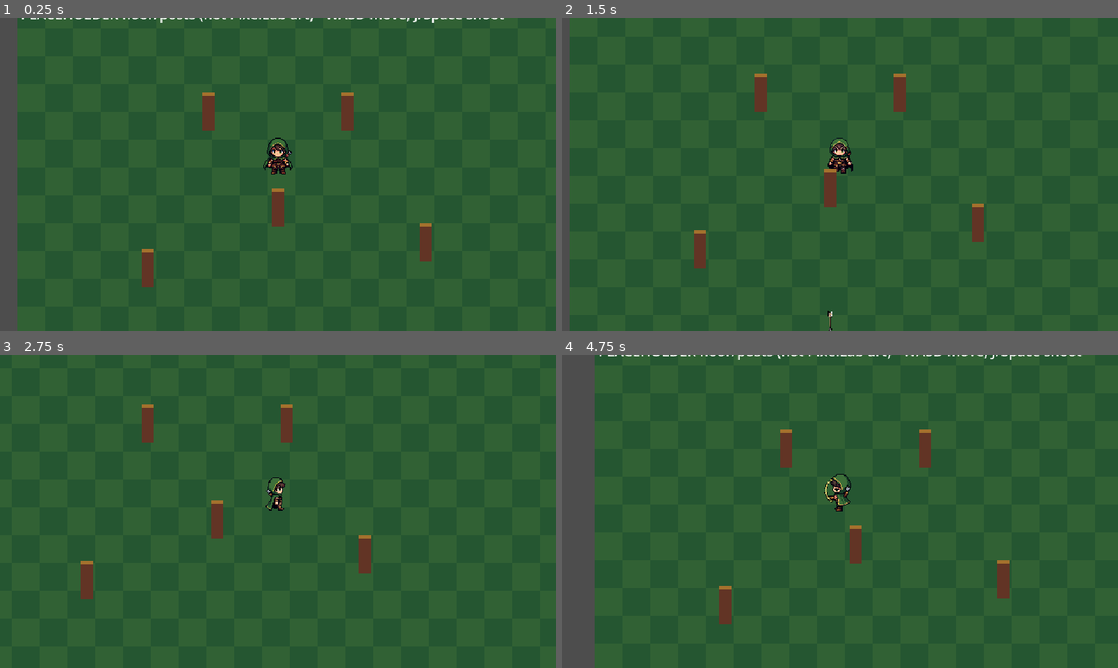
Above: before the commit, frames 1-4 (two rows, left to right).
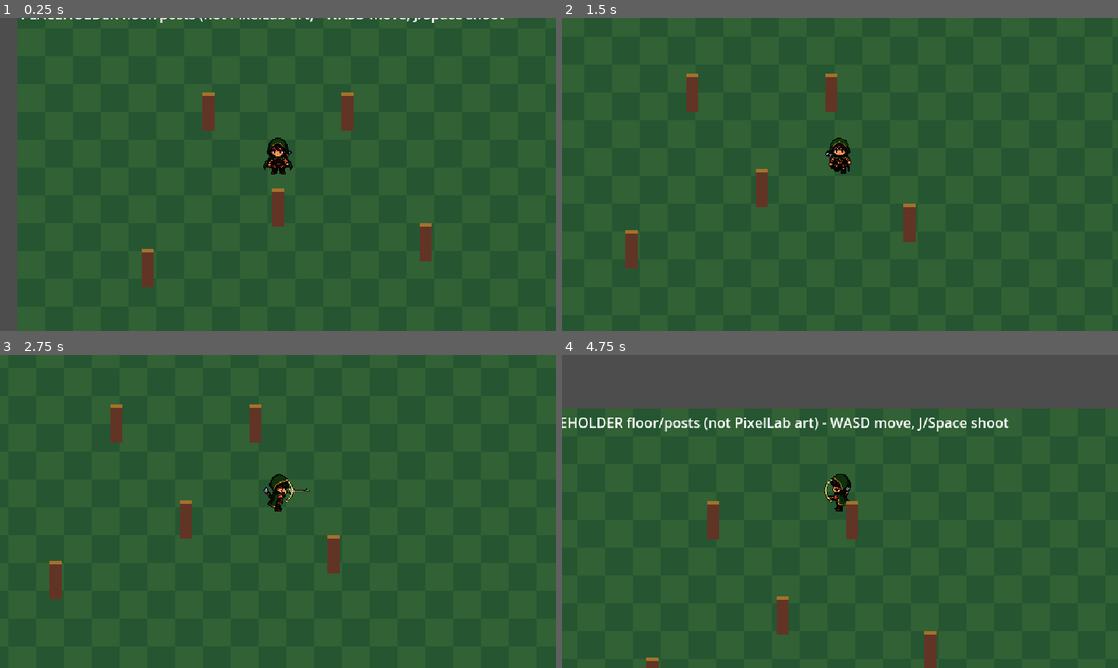
Above: after the commit, the same moments.

Repository: dadss2002/pran-himmapan
Game: Godot game, scene res://scenes/test_ground.tscn
Same seed, same stepped clock (60 frames per second), same inputs: the game is played once before the commit and once after it.
Inputs:
- Up to frame 1 (0.25 s): no input
- Up to frame 2 (1.5 s): tap Enter at 0.5 s; hold D (move_right) 0.53-1.28 s; hold J (attack) 0.53-1.28 s; tap K (dodge, bound only after the commit) at 0.8, 1.35 s; hold S (move_down) from 1.28 s (still down)
- Up to frame 3 (2.75 s): tap J (attack) at 1.55 s; release S (move_down) at 2.03 s; hold D (move_right) from 2.03 s (still down); hold J (attack) from 2.03 s (still down); tap K (dodge, bound only after the commit) at 2.3 s
- Up to frame 4 (4.75 s): release D (move_right) at 2.78 s; release J (attack) at 2.78 s; hold W (move_up) 2.78-3.53 s; tap K (dodge, bound only after the commit) at 2.85, 3.8, 4.35 s; tap J (attack) at 3.05, 4.55 s; hold J (attack) 3.53-4.28 s; hold A (move_left) from 3.53 s (still down)

The runs differ from the first frame. In frame 1, 0.2% of the frame differs, in the area x 47-53%, y 38-50%; in frame 2, 4.3%; in frame 3, 3.0%; in frame 4, 25%, in the area x 0-100%, y 0-100%.

Commit message:
feat(m2a): hero hp, hurt flash/knockback, death/respawn, dodge roll, auto-aim, arrow hits
Co-Authored-By: Claude Opus 5.5 <noreply@anthropic.com>
Claude-Session: https://claude.ai/code/session_01Y3xh1UrjSLruRTRK75Y2Tg

Diff:
--- a/project.godot
+++ b/project.godot
@@ -20,6 +20,7 @@
 move_up={"deadzone": 0.2, "events": [Object(InputEventKey,"resource_local_to_scene":false,"resource_name":"","device":- …(523 unchanged characters)…
 move_down={"deadzone": 0.2, "events": [Object(InputEventKey,"resource_local_to_scene":false,"resource_name":"","device" …(525 unchanged characters)…
 attack={"deadzone": 0.2, "events": [Object(InputEventKey,"resource_local_to_scene":false,"resource_name":"","device":-1 …(517 unchanged characters)…
+dodge={"deadzone": 0.2, "events": [Object(InputEventKey,"resource_local_to_scene":false,"resource_name":"","device":-1,"window_id":0,"alt_pressed":false,"shift_pressed":false,"ctrl_pressed":false,"meta_pressed":false,"pressed":false,"keycode":0,"physical_keycode":75,"key_label":0,"unicode":0,"location":0,"echo":false,"script":null), Object(InputEventKey,"resource_local_to_scene":false,"resource_name":"","device":-1,"window_id":0,"alt_pressed":false,"shift_pressed":false,"ctrl_pressed":false,"meta_pressed":false,"pressed":false,"keycode":0,"physical_keycode":4194325,"key_label":0,"unicode":0,"location":0,"echo":false,"script":null)]}
 
 [rendering]
 renderer/rendering_method="gl_compatibility"
--- a/scenes/hero.tscn
+++ b/scenes/hero.tscn
@@ -1,8 +1,9 @@
-[gd_scene load_steps=5 format=3]
+[gd_scene load_steps=6 format=3]
 
 [ext_resource type="Script" path="res://scripts/hero/hero.gd" id="1"]
 [ext_resource type="Script" path="res://scripts/hero/bow_layer.gd" id="2"]
 [ext_resource type="Texture2D" path="res://assets/items/bow_bamboo.png" id="3"]
+[ext_resource type="Script" path="res://scripts/actors/health.gd" id="4"]
 
 [sub_resource type="RectangleShape2D" id="feet"]
 size = Vector2(20, 16)
@@ -20,3 +21,6 @@
 [node name="Bow" type="Sprite2D" parent="."]
 texture = ExtResource("3")
 script = ExtResource("2")
+
+[node name="Health" type="Node" parent="."]
+script = ExtResource("4")
--- /dev/null
+++ b/scripts/actors/health.gd
@@ -0,0 +1,40 @@
+class_name Health
+extends Node
+## Hit points + invulnerability timer, shared by the hero and monsters.
+
+signal damaged(amount: int, crit: bool)
+signal died()
+
+var max_hp := 1
+var hp := 1
+var _invuln := 0.0
+
+func setup(max_value: int) -> void:
+	max_hp = max_value
+	hp = max_value
+	_invuln = 0.0
+
+## Applies a hit; false when invulnerable or already dead.
+func take_hit(amount: int, crit: bool) -> bool:
+	if is_dead() or is_invulnerable():
+		return false
+	hp = maxi(0, hp - amount)
+	damaged.emit(amount, crit)
+	if hp == 0:
+		died.emit()
+	return true
+
+func set_invulnerable(seconds: float) -> void:
+	_invuln = maxf(_invuln, seconds)
+
+func is_invulnerable() -> bool:
+	return _invuln > 0.0
+
+func is_dead() -> bool:
+	return hp <= 0
+
+func tick(delta: float) -> void:
+	_invuln = maxf(0.0, _invuln - delta)
+
+func reset_full() -> void:
+	hp = max_hp
--- a/scripts/arrow.gd
+++ b/scripts/arrow.gd
@@ -1,25 +1,43 @@
 class_name Arrow
 extends Node2D
-## A basic shot: flies straight along its direction, gone after Balance.num("shot.range") px.
-
+## Basic shot: flies straight, hits the first live enemy within shot.arrow_hit_radius of its
+## path (at the enemy's hurt_point), or is spent after shot.range px.
 
 var dir := Vector2.RIGHT
+var atk := 0.0
 var travelled := 0.0
 var spent := false
+var targets: Array = []
 
-func launch(direction: Vector2) -> void:
+func launch(direction: Vector2, attack: float, enemies: Array = []) -> void:
 	dir = direction.normalized()
+	atk = attack
+	targets = enemies
 	rotation = dir.angle()  # art points east
 
 func advance(delta: float) -> void:
 	if spent: return
-	var stepd := minf(Balance.num("shot.arrow_speed") * delta, Balance.num("shot.range") - travelled)
+	var range_px := Balance.num("shot.range")
+	var radius := Balance.num("shot.arrow_hit_radius")
+	var stepd := minf(Balance.num("shot.arrow_speed") * delta, range_px - travelled)
 	position += dir * stepd
 	travelled += stepd
-	if travelled >= Balance.num("shot.range") - 0.0001:
-		spent = true
-		if is_inside_tree():
-			queue_free()
+	for t in targets:
+		if is_instance_valid(t) and t.is_alive() and _pos().distance_to(t.hurt_point()) <= radius:
+			t.receive_hit(atk, 1.0, _pos())
+			_finish()
+			return
+	if travelled >= range_px - 0.0001:
+		_finish()
+
+## Global position in the scene, plain position when not in a tree (tests).
+func _pos() -> Vector2:
+	return global_position if is_inside_tree() else position
+
+func _finish() -> void:
+	spent = true
+	if is_inside_tree():
+		queue_free()
 
 func _physics_process(delta: float) -> void:
 	advance(delta)
--- a/scripts/hero/hero.gd
+++ b/scripts/hero/hero.gd
@@ -1,21 +1,39 @@
 class_name Hero
 extends CharacterBody2D
-## Pran: 8-direction walk / idle / shoot. Node origin = feet (for Y-sort).
+## Pran: 8-direction walk / idle / shoot / roll / hurt / dead. Node origin = feet (for Y-sort).
+## All timing is driven by step(delta, input) so headless tests can run it without a tree.
 
 signal shot(arrow: Arrow)
+signal died()
+signal respawned()
 
 const MANIFEST := "res://assets/hero/manifest.json"
 const ARROW_SCENE := preload("res://scenes/arrow.tscn")
-const RELEASE_FRAME := 5   # shoot frame where the string is let go
-
-var facing := 0            # index into Combat.DIRS
-var state := "idle"        # idle | walk | shoot
-var cooldown := 0.0
+const SHOOT_FPS := 14.0
+const RELEASE_FRAME := 5      # shoot frame where the string is let go
+const SHOOT_FRAMES := 9
+const HURT_RED := Color(1.0, 0.25, 0.2)
+
+var level := 1
+var facing := 0               # index into Combat.DIRS
+var state := "idle"           # idle | walk | shoot | roll | hurt | dead
+var cooldown := 0.0           # shot cooldown
+var spawn_point := Vector2.ZERO
+var external_input := Vector2.ZERO   # touch joystick, added to keyboard input
+var test_enemies: Array = []  # used instead of the "enemies" group when not in a tree
 
 @onready var body: AnimatedSprite2D = $Body
 @onready var bow: BowLayer = $Bow
-
+@onready var health: Health = $Health
+
+var _t := 0.0                 # time in the current timed state
 var _released := false
+var _aim_target: Node2D = null
+var _aim_vec := Vector2.DOWN
+var _dodge_cd := 0.0
+var _roll_dir := Vector2.RIGHT
+var _roll := {}
+var _flash := 0.0
 
 func _ready() -> void:
 	setup_sprites()
@@ -24,68 +42,207 @@
 func setup_sprites() -> void:
 	if body == null: body = $Body
 	if bow == null: bow = $Bow
+	if health == null: health = $Health
 	if body.sprite_frames != null: return
-	body.sprite_frames = HeroSprites.build(MANIFEST)
+	body.sprite_frames = SpriteSet.build(MANIFEST)
 	body.centered = false
-	body.offset = -HeroSprites.anchor(MANIFEST, "idle")
-	body.animation_finished.connect(_on_anim_finished)
+	body.offset = -SpriteSet.anchor(MANIFEST, "idle")
+	var mat := ShaderMaterial.new()
+	mat.shader = preload("res://shaders/flash.gdshader")
+	mat.set_shader_parameter("flash_color", HURT_RED)
+	body.material = mat
+	health.setup(Balance.hero(level).hp)
+	health.died.connect(_on_died)
 	_refresh()
 
+func stats() -> Dictionary:
+	return Balance.hero(level)
+
+# ---------- actions ----------
+
 func try_shoot() -> bool:
-	if cooldown > 0.0: return false
+	if cooldown > 0.0 or state in ["roll", "hurt", "dead"]:
+		return false
 	cooldown = Balance.num("shot.cooldown")
 	state = "shoot"
+	_t = 0.0
 	_released = false
 	velocity = Vector2.ZERO
+	_aim()
 	_refresh(true)
 	return true
 
-## One simulation step; _physics_process feeds it the input vector.
+func try_dodge(dir: Vector2) -> bool:
+	if state == "dead" or _dodge_cd > 0.0:
+		return false
+	_roll = Balance.dodge(level)
+	_dodge_cd = _roll.cooldown
+	_roll_dir = dir.normalized() if dir.length() > 0.01 else BowLayer.dir_vector(facing)
+	facing = Combat.facing_from_vector(_roll_dir, facing)
+	_released = true          # a shot in progress is cancelled: no arrow later
+	state = "roll"
+	_t = 0.0
+	_refresh(true)
+	return true
+
+## Damage from a monster. Returns the damage dealt, 0 when ignored (dead, invulnerable, rolling).
+func receive_hit(atk: float, mult: float, from: Vector2) -> int:
+	if state == "dead" or health.is_invulnerable():
+		return 0
+	if state == "roll" and _t < _roll.iframe:
+		return 0
+	var r := Combat.roll_damage(atk, mult, stats().def, false)
+	health.take_hit(r.amount, false)
+	if health.is_dead():
+		return r.amount
+	health.set_invulnerable(Balance.num("hero.hurt_iframe"))
+	_knockback(from)
+	_flash = Balance.num("hero.hurt_flash")
+	_released = true          # getting hit cancels a pending shot
+	state = "hurt"
+	_t = 0.0
+	_refresh(true)
+	return r.amount
+
+# ---------- simulation ----------
+
 func step(delta: float, input: Vector2) -> void:
 	cooldown = maxf(0.0, cooldown - delta)
-	if state == "shoot":
-		velocity = Vector2.ZERO
-		if not _released and body.frame >= RELEASE_FRAME:
-			_release()
-		return
-	if input.length() > 0.01:
-		velocity = input.normalized() * Balance.num("hero.walk")
-		facing = Combat.facing_from_vector(input, facing)
-		state = "walk"
+	_dodge_cd = maxf(0.0, _dodge_cd - delta)
+	health.tick(delta)
+	_flash = maxf(0.0, _flash - delta)
+	_t += delta
+	match state:
+		"dead":
+			velocity = Vector2.ZERO
+			if _t >= Balance.num("hero.death_delay"):
+				_respawn()
+		"roll":
+			var speed: float = _roll.distance / _roll.duration
+			var dt := minf(delta, _roll.duration - (_t - delta))
+			_move(_roll_dir * speed, maxf(dt, 0.0))
+			if _t >= _roll.duration - 0.000001:
+				state = "idle"
+		"hurt":
+			velocity = Vector2.ZERO
+			if _t >= Balance.num("hero.hurt_lock"):
+				state = "idle"
+		"shoot":
+			velocity = Vector2.ZERO
+			if not _released and _t >= RELEASE_FRAME / SHOOT_FPS:
+				_release()
+			if _t >= SHOOT_FRAMES / SHOOT_FPS:
+				state = "idle"
+		_:
+			if input.length() > 0.01:
+				facing = Combat.facing_from_vector(input, facing)
+				state = "walk"
+				_move(input.normalized() * Balance.num("hero.walk"), delta)
+			else:
+				velocity = Vector2.ZERO
+				state = "idle"
+	_refresh()
+
+func _physics_process(delta: float) -> void:
+	var input := Input.get_vector("move_left", "move_right", "move_up", "move_down") + external_input
+	input = input.limit_length(1.0)
+	if Input.is_action_just_pressed("dodge"):
+		try_dodge(input)
+	if Input.is_action_pressed("attack"):
+		try_shoot()
+	step(delta, input)
+
+func _move(v: Vector2, dt: float) -> void:
+	velocity = v
+	if is_inside_tree():
+		move_and_collide(v * dt)
 	else:
-		velocity = Vector2.ZERO
-		state = "idle"
-	if is_inside_tree():
-		move_and_slide()
+		position += v * dt
+
+func _knockback(from: Vector2) -> void:
+	var away := (_pos() - from)
+	if away.length() < 0.01: away = -BowLayer.dir_vector(facing)
+	var push := away.normalized() * Balance.num("hero.hurt_knockback")
+	if is_inside_tree(): move_and_collide(push)
+	else: position += push
+
+func _pos() -> Vector2:
+	return global_position if is_inside_tree() else position
+
+func _on_died() -> void:
+	state = "dead"
+	_t = 0.0
+	_released = true
+	velocity = Vector2.ZERO
+	died.emit()
+	_refresh(true)
+
+func _respawn() -> void:
+	if is_inside_tree(): global_position = spawn_point
+	else: position = spawn_point
+	health.reset_full()
+	health.set_invulnerable(Balance.num("hero.respawn_iframe"))
+	state = "idle"
+	_t = 0.0
+	respawned.emit()
+	_refresh(true)
+
+# ---------- aiming & arrows ----------
+
+func _enemies() -> Array:
+	return get_tree().get_nodes_in_group("enemies") if is_inside_tree() else test_enemies
+
+func _arrow_origin() -> Vector2:
+	var v := BowLayer.dir_vector(facing)
+	return _pos() + BowLayer.CHEST + Vector2(v.x, v.y * 0.6) * 18.0
+
+## Lock on to the nearest live enemy within shot.range and turn to face it.
+func _aim() -> void:
+	var live: Array = []
+	var pts: Array = []
+	var hps: Array = []
+	for e in _enemies():
+		if is_instance_valid(e) and e.is_alive():
+			live.append(e)
+			pts.append(e.hurt_point())
+			hps.append(e.hp if "hp" in e else 0)
+	var i := Combat.pick_target(_pos(), pts, hps, Balance.num("shot.range"))
+	_aim_target = live[i] if i >= 0 else null
+	if _aim_target != null:
+		facing = Combat.facing_from_vector(pts[i] - _pos(), facing)
+		_aim_vec = (pts[i] - _arrow_origin()).normalized()
 	else:
-		position += velocity * delta
-	_refresh()
-
-func _physics_process(delta: float) -> void:
-	if Input.is_action_just_pressed("attack"):
-		try_shoot()
-	step(delta, Input.get_vector("move_left", "move_right", "move_up", "move_down"))
+		_aim_vec = BowLayer.dir_vector(facing)
 
 func _release() -> void:
 	_released = true
-	if not is_inside_tree(): return
+	var start := _arrow_origin()
+	var v := _aim_vec
+	if is_instance_valid(_aim_target) and _aim_target.is_alive():
+		v = (_aim_target.hurt_point() - start).normalized()
 	var a: Arrow = ARROW_SCENE.instantiate()
-	var v := BowLayer.dir_vector(facing)
-	a.position = global_position + BowLayer.CHEST + Vector2(v.x, v.y * 0.6) * 18.0
-	a.launch(v)
-	get_parent().add_child(a)
+	a.position = start
+	a.launch(v, stats().atk, _enemies())
+	if is_inside_tree():
+		get_parent().add_child(a)
 	shot.emit(a)
 
-func _on_anim_finished() -> void:
-	if state == "shoot":
-		if not _released: _release()
-		state = "idle"
-		_refresh()
+# ---------- visuals ----------
+
+func _anim_for(s: String) -> String:
+	var name := "%s_%s" % [s, Combat.DIRS[facing]]
+	if body.sprite_frames.has_animation(name):
+		return name
+	# fallbacks until the art exists: hurt/roll show idle/walk
+	return "%s_%s" % [("walk" if s == "roll" else "idle"), Combat.DIRS[facing]]
 
 func _refresh(restart := false) -> void:
-	var name := "%s_%s" % [state, Combat.DIRS[facing]]
+	var name := _anim_for(state)
 	if restart or body.animation != name:
-		var keep := body.frame if (not restart and body.animation.get_slice("_", 0) == state) else 0
+		var keep := body.frame if (not restart and body.animation == name) else 0
 		body.play(name)
 		body.frame = keep
-	bow.apply(state, facing)
+	if body.material:
+		body.material.set_shader_parameter("flash_amount", 0.75 if _flash > 0.0 else 0.0)
+	bow.visible = state != "dead"
+	bow.apply("shoot" if state == "shoot" else "walk", facing)
--- a/scripts/hero/hero_sprites.gd
+++ b/scripts/rules/sprite_set.gd
@@ -1,8 +1,8 @@
-class_name HeroSprites
-## Builds SpriteFrames from assets/hero/manifest.json + the per-direction strips
+class_name SpriteSet
+## Builds SpriteFrames from an actor manifest (assets/<actor>/manifest.json) + the per-direction strips
 ## (<anim>_<dir>.png, one row of equal cells). Animation names are "<anim>_<dir>".
 
-const LOOPING := ["idle", "walk"]
+const LOOPING := ["idle", "walk", "run"]
 
 static func _manifest(path: String) -> Dictionary:
 	var f := FileAccess.open(path, FileAccess.READ)
--- /dev/null
+++ b/shaders/flash.gdshader
@@ -0,0 +1,9 @@
+shader_type canvas_item;
+// Tints the sprite toward flash_color by flash_amount (hit feedback). Alpha is kept.
+uniform vec4 flash_color : source_color = vec4(1.0, 1.0, 1.0, 1.0);
+uniform float flash_amount : hint_range(0.0, 1.0) = 0.0;
+
+void fragment() {
+	vec4 c = texture(TEXTURE, UV) * COLOR;
+	COLOR = vec4(mix(c.rgb, flash_color.rgb, flash_amount), c.a);
+}
--- /dev/null
+++ b/tests/dummy_enemy.gd
@@ -0,0 +1,16 @@
+extends Node2D
+## Minimal enemy for hero/arrow tests: same interface as Wolf (is_alive, hurt_point, receive_hit).
+
+var alive := true
+var hp := 40
+var hits: Array = []   # [atk, mult, from]
+
+func is_alive() -> bool:
+	return alive
+
+func hurt_point() -> Vector2:
+	return position + Vector2(0, -14)
+
+func receive_hit(atk: float, mult: float, from: Vector2) -> int:
+	hits.append([atk, mult, from])
+	return 1
--- /dev/null
+++ b/tests/test_health.gd
@@ -0,0 +1,41 @@
+extends RefCounted
+
+var _deaths := 0
+
+func _h(max_hp: int) -> Health:
+	var h := Health.new()
+	h.setup(max_hp)
+	return h
+
+func test_take_hit_reduces_and_dies():
+	var h := _h(120)
+	_deaths = 0
+	h.died.connect(func(): _deaths += 1)
+	if not h.take_hit(119, false): return "first hit refused"
+	if h.hp != 1: return "hp %d != 1" % h.hp
+	h.take_hit(5, false)
+	var r := ""
+	if h.hp != 0 or not h.is_dead(): r = "should be dead at 0 (hp %d)" % h.hp
+	elif h.take_hit(5, false): r = "dead health must refuse hits"
+	elif _deaths != 1: r = "died emitted %d times" % _deaths
+	h.free()
+	return r
+
+func test_invulnerable_ignores():
+	var h := _h(50)
+	h.set_invulnerable(0.5)
+	var r := ""
+	if h.take_hit(10, false): r = "hit during invulnerability accepted"
+	h.tick(0.51)
+	if r == "" and not h.take_hit(10, false): r = "hit after invulnerability refused"
+	if r == "" and h.hp != 40: r = "hp %d != 40" % h.hp
+	h.free()
+	return r
+
+func test_reset_full():
+	var h := _h(30)
+	h.take_hit(30, false)
+	h.reset_full()
+	var r := "" if h.hp == 30 and not h.is_dead() else "reset_full failed"
+	h.free()
+	return r
--- a/tests/test_hero.gd
+++ b/tests/test_hero.gd
@@ -7,7 +7,7 @@
 	return load("res://scenes/hero.tscn").instantiate()
 
 func test_manifest_complete():
-	var sf := HeroSprites.build(MANIFEST)
+	var sf := SpriteSet.build(MANIFEST)
 	var want := {"idle": 4, "walk": 8, "shoot": 9}
 	var count := 0
 	for anim in want:
@@ -22,19 +22,18 @@
 	return "" if count == 24 else "expected 24 animations, got %d" % count
 
 func test_anchor_puts_feet_on_origin():
-	var a := HeroSprites.anchor(MANIFEST, "walk")
+	var a := SpriteSet.anchor(MANIFEST, "walk")
 	return "" if a == Vector2(32, 54) else "walk anchor should be (32,54), got %s" % a
 
 func test_shot_cooldown():
-	var h := _hero()
-	h.setup_sprites()
+	var h := _combat_hero()
 	if not h.try_shoot(): return "first shot should fire"
 	if h.try_shoot(): return "second shot within 0.8 s must be refused"
 	h.step(0.5, Vector2.ZERO)
 	if h.try_shoot(): return "still on cooldown after 0.5 s"
 	h.step(0.31, Vector2.ZERO)
 	var ok := h.try_shoot()
-	h.free()
+	_cleanup(h)
 	return "" if ok else "shot should fire again after 0.81 s"
 
 func test_walk_speed_and_facing():
@@ -94,7 +93,7 @@
 
 func test_arrow_frees_after_range():
 	var a: Arrow = load("res://scenes/arrow.tscn").instantiate()
-	a.launch(Vector2(1, 0))
+	a.launch(Vector2(1, 0), 0.0)
 	var steps := 0
 	while not a.spent and steps < 1000:
 		a.advance(1.0 / 60.0)
@@ -103,3 +102,167 @@
 	a.free()
 	if steps >= 1000: return "arrow never finished"
 	return "" if absf(travelled - Balance.num("shot.range")) < 0.01 else "arrow travelled %.1f, expected 220" % travelled
+
+# ---- M2a combat ----
+const DT := 1.0 / 60.0
+var _shots: Array = []
+var _respawns := 0
+
+func _combat_hero() -> Hero:
+	var h := _hero()
+	h.setup_sprites()
+	_shots = []
+	_respawns = 0
+	h.shot.connect(func(a): _shots.append(a))
+	h.respawned.connect(func(): _respawns += 1)
+	return h
+
+func _run(h: Hero, seconds: float, input := Vector2.ZERO) -> void:
+	var n := int(round(seconds / DT))
+	for i in n: h.step(DT, input)
+
+func _dummy(pos: Vector2) -> Node2D:
+	var d: Node2D = load("res://tests/dummy_enemy.gd").new()
+	d.position = pos
+	return d
+
+func _cleanup(h: Hero, extra: Array = []) -> void:
+	for a in _shots: if is_instance_valid(a): a.free()
+	for e in extra: if is_instance_valid(e): e.free()
+	h.free()
+
+func test_receive_hit_uses_def():
+	Combat.rng.seed = 7
+	var h := _combat_hero()
+	h.position = Vector2(100, 100)
+	var dealt := h.receive_hit(6, 1.0, Vector2(90, 100))
+	var r := ""
+	if dealt < 5 or dealt > 6: r = "damage %d not in 5..6" % dealt
+	elif h.health.hp != 120 - dealt: r = "hp %d" % h.health.hp
+	elif h.state != "hurt": r = "state %s != hurt" % h.state
+	elif absf(h.position.x - 108.0) > 0.01: r = "knockback x %f != 108" % h.position.x
+	_cleanup(h)
+	return r
+
+func test_hurt_iframe_0_5():
+	var h := _combat_hero()
+	h.receive_hit(6, 1.0, Vector2(-10, 0))
+	_run(h, 0.3)
+	var r := ""
+	if h.receive_hit(6, 1.0, Vector2(-10, 0)) != 0: r = "hit at 0.3 s should be ignored"
+	_run(h, 0.25)
+	if r == "" and h.receive_hit(6, 1.0, Vector2(-10, 0)) <= 0: r = "hit at 0.55 s should land"
+	_cleanup(h)
+	return r
+
+func test_roll_distance_lv1_and_lv5():
+	var r := ""
+	for lv in [1, 5]:
+		var h := _combat_hero()
+		h.level = lv
+		var want: float = Balance.dodge(lv).distance
+		if not h.try_dodge(Vector2.RIGHT): r = "lv%d roll refused" % lv
+		_run(h, Balance.dodge(lv).duration)
+		if r == "" and absf(h.position.x - want) > 1.0: r = "lv%d moved %f, want %f" % [lv, h.position.x, want]
+		if r == "" and h.state == "roll": r = "lv%d still rolling after duration" % lv
+		if r == "" and h.try_dodge(Vector2.RIGHT): r = "lv%d second roll inside 1.5 s accepted" % lv
+		_run(h, 1.3)
+		if r == "" and not h.try_dodge(Vector2.RIGHT): r = "lv%d roll after cooldown refused" % lv
+		_cleanup(h)
+		if r != "": return r
+	return r
+
+func test_roll_iframe_window():
+	var h := _combat_hero()
+	h.try_dodge(Vector2.RIGHT)
+	_run(h, 0.1)
+	var r := ""
+	if h.receive_hit(6, 1.0, Vector2(-10, 0)) != 0: r = "hit at 0.1 s into roll should be ignored"
+	_run(h, 0.12)
+	if r == "" and h.receive_hit(6, 1.0, Vector2(-10, 0)) <= 0: r = "hit at 0.22 s (after 0.2 iframe) should land"
+	_cleanup(h)
+	return r
+
+func test_roll_cancels_shot_no_arrow():
+	var h := _combat_hero()
+	h.try_shoot()
+	_run(h, 2.0 / 14.0)          # frame 2 of the shot
+	h.try_dodge(Vector2.LEFT)
+	_run(h, 1.0)
+	var r := "" if _shots.is_empty() else "roll before release still loosed %d arrow(s)" % _shots.size()
+	_cleanup(h)
+	return r
+
+func test_auto_aim_turns_and_fires_at_nearest():
+	var h := _combat_hero()
+	var far := _dummy(Vector2(100, 0))
+	var near := _dummy(Vector2(0, -50))
+	h.test_enemies = [far, near]
+	h.try_shoot()
+	var r := ""
+	if h.facing != 4: r = "should face north (4), faces %d" % h.facing
+	_run(h, 1.0)
+	if r == "" and _shots.size() != 1: r = "expected 1 arrow, got %d" % _shots.size()
+	if r == "" and _shots[0].dir.distance_to(Vector2(0, -1)) > 0.05: r = "arrow dir %s" % _shots[0].dir
+	_cleanup(h, [far, near])
+	return r
+
+func test_target_freed_before_release():
+	var h := _combat_hero()
+	var t := _dummy(Vector2(120, 0))
+	h.test_enemies = [t]
+	h.try_shoot()
+	_run(h, 3.0 / 14.0)
+	t.free()
+	_run(h, 1.0)
+	var r := ""
+	if _shots.size() != 1: r = "expected 1 arrow after target freed, got %d" % _shots.size()
+	elif _shots[0].dir.distance_to(Vector2(1, 0)) > 0.1: r = "arrow should keep stored aim east, got %s" % _shots[0].dir
+	_cleanup(h)
+	return r
+
+func test_arrow_hits_enemy():
+	var a: Arrow = load("res://scenes/arrow.tscn").instantiate()
+	var d1 := _dummy(Vector2(100, 14))
+	var d2 := _dummy(Vector2(150, 14))
+	a.position = Vector2.ZERO
+	a.launch(Vector2.RIGHT, 18.0, [d1, d2])
+	for i in 120: a.advance(DT)
+	var r := ""
+	if d1.hits.size() != 1: r = "first enemy hit %d times" % d1.hits.size()
+	elif d1.hits[0][0] != 18.0: r = "atk passed %s" % d1.hits[0][0]
+	elif d2.hits.size() != 0: r = "arrow must stop at first enemy"
+	elif not a.spent: r = "arrow should be spent"
+	a.free(); d1.free(); d2.free()
+	return r
+
+func test_death_and_respawn():
+	var h := _combat_hero()
+	h.spawn_point = Vector2(500, 300)
+	h.position = Vector2(10, 10)
+	h.health.take_hit(119, false)
+	h.receive_hit(500, 1.0, Vector2.ZERO)
+	var r := ""
+	if h.state != "dead": r = "state %s != dead" % h.state
+	_run(h, 1.45)
+	if r == "" and _respawns != 0: r = "respawned too early"
+	_run(h, 0.1)
+	if r == "" and _respawns != 1: r = "respawned %d times" % _respawns
+	if r == "" and h.position != Vector2(500, 300): r = "respawn at %s" % h.position
+	if r == "" and h.health.hp != 120: r = "hp after respawn %d" % h.health.hp
+	_cleanup(h)
+	return r
+
+func test_no_damage_while_dead_or_respawning():
+	var h := _combat_hero()
+	h.receive_hit(9999, 1.0, Vector2.ZERO)
+	var r := ""
+	if h.receive_hit(10, 1.0, Vector2.ZERO) != 0: r = "dead hero took damage"
+	_run(h, 1.6)
+	if r == "" and h.receive_hit(10, 1.0, Vector2.ZERO) != 0: r = "hit right after respawn should be ignored"
+	_run(h, 1.7)
+	if r == "" and h.receive_hit(10, 1.0, Vector2.ZERO) != 0: r = "hit 1.8 s after respawn should be ignored"
+	_run(h, 0.3)
+	if r == "" and h.receive_hit(10, 1.0, Vector2.ZERO) <= 0: r = "hit after 2 s should land"
+	_cleanup(h)
+	return r
Not shown, added: scripts/actors/health.gd.uid
Not shown, removed: scripts/hero/hero_sprites.gd.uid
Not shown, added: scripts/rules/sprite_set.gd.uid
Not shown, added: shaders/flash.gdshader.uid
Not shown, added: tests/dummy_enemy.gd.uid
Not shown, added: tests/test_health.gd.uid
Not shown, changed: docs/pixellab-budget.md
